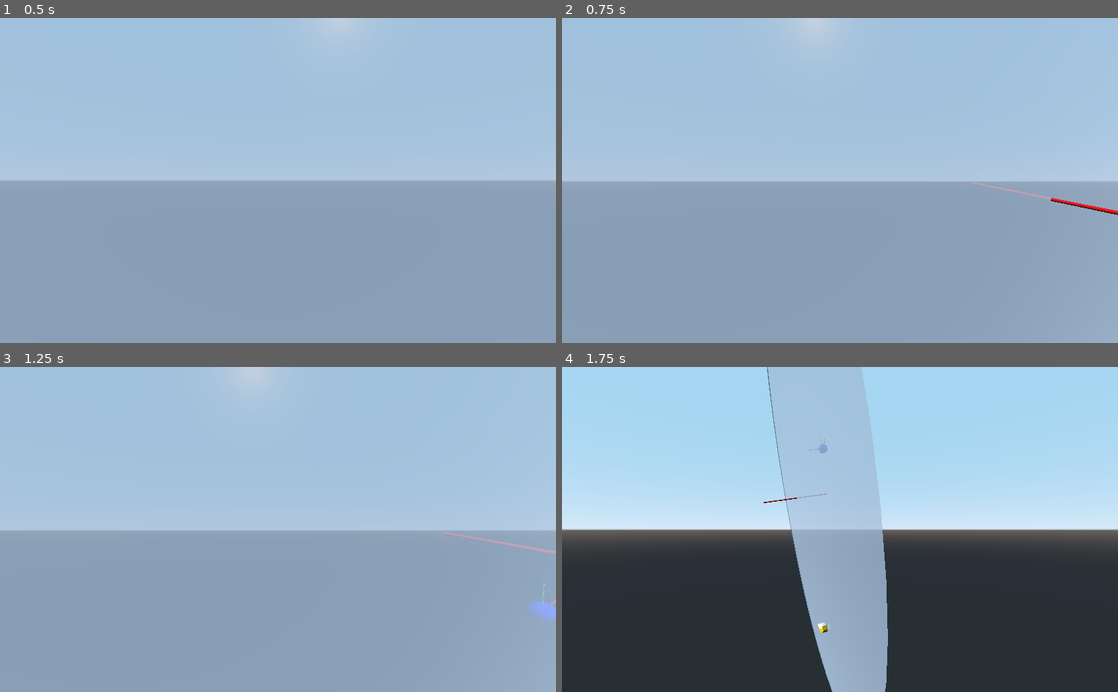
Above: before the commit, frames 1-4 (two rows, left to right).
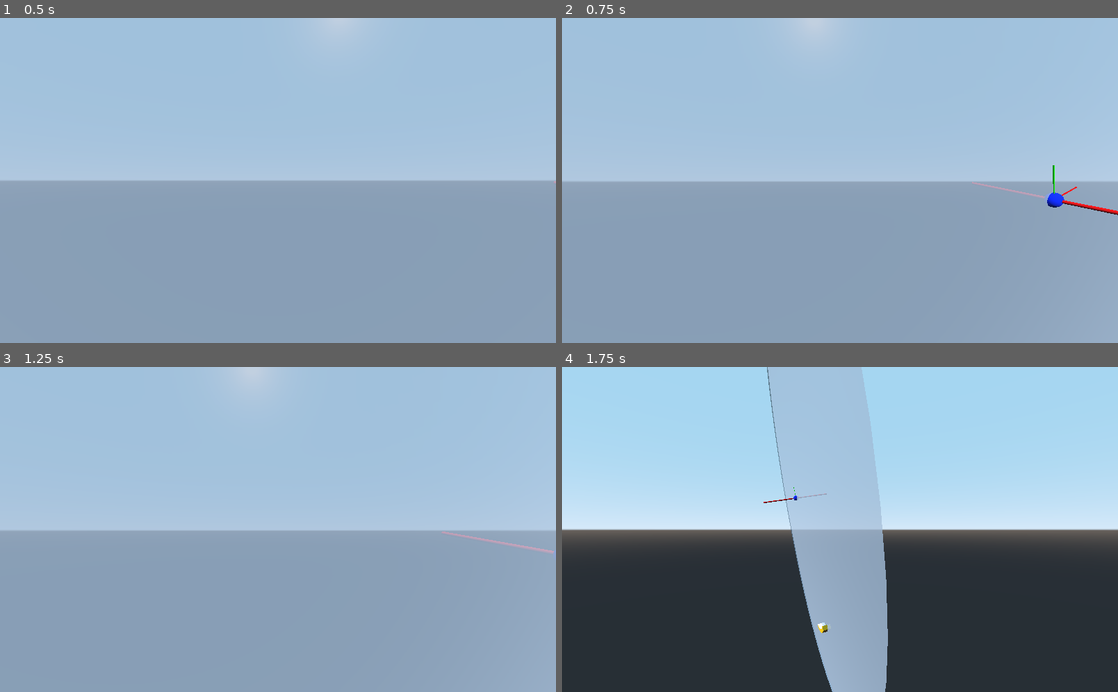
Above: after the commit, the same moments.

Repository: teratron/treaker
Game: Godot game, scene res://src/world/World.tscn
Same seed, same stepped clock (60 frames per second), same inputs: the game is played once before the commit and once after it.
Inputs (mouse positions are in pixels of both pictures, inside the frame that each line leads up to):
- Up to frame 1 (0.5 s): no input
- Up to frame 2 (0.75 s): tap Enter at 0.5 s; move the mouse to (867, 180) at 0.52 s; press the mouse at (867, 180) at 0.53 s; hold W (move_forward) from 0.53 s (still down)
- Up to frame 3 (1.25 s): keep holding W (move_forward)
- Up to frame 4 (1.75 s): keep holding W (move_forward); move the mouse to (812, 529) at 1.27 s; release the mouse at (812, 529) at 1.28 s; tap C (toggle_camera) at 1.35 s

Frame 1 is identical in both runs. In frame 2, 0.2% of the frame differs, in the area x 86-93%, y 45-59%; in frame 3, 0.2%, in the area x 95-100%, y 56-79%; in frame 4, less than 0.1%.
Error after the commit: Parse Error: The identifier "is_parked" isn't declared in the current scope. (res://src/player/Ball.gd:46)

Commit message:
Ball state

Diff:
--- a/app/src/player/Ball.gd
+++ b/app/src/player/Ball.gd
@@ -1,11 +1,14 @@
 extends RigidBody
 
+
+enum {PARKED, HOVERED, PAUSED}
 
 export(float, 5, 100) var speed = 20
 export(float) var radius = .6 setget set_radius
 
-var velocity  := Vector3.ZERO
-var is_parked := true
+var velocity := Vector3.ZERO
+#var is_parked := true
+var state := PARKED
 
 
 func _ready():
@@ -14,7 +17,9 @@
 
 
 func _integrate_forces(state):
-	if !is_parked:
+	print(state.linear_velocity.length())
+	#if !is_parked:
+	if state == HOVERED:
 		if state.linear_velocity.length() != speed:
 			velocity = state.linear_velocity.normalized() * speed
 			set_linear_velocity(velocity) #* state.get_step())
